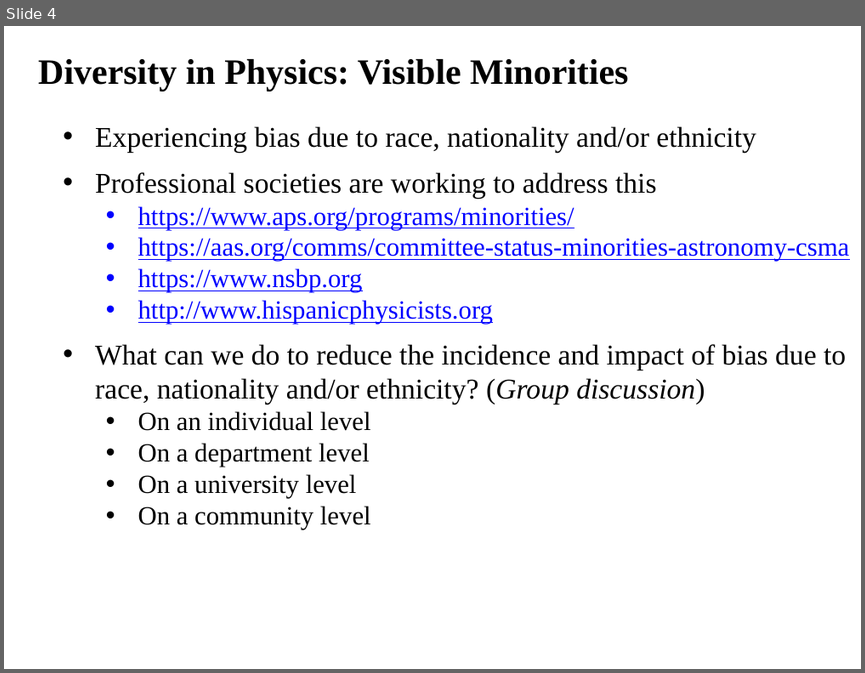
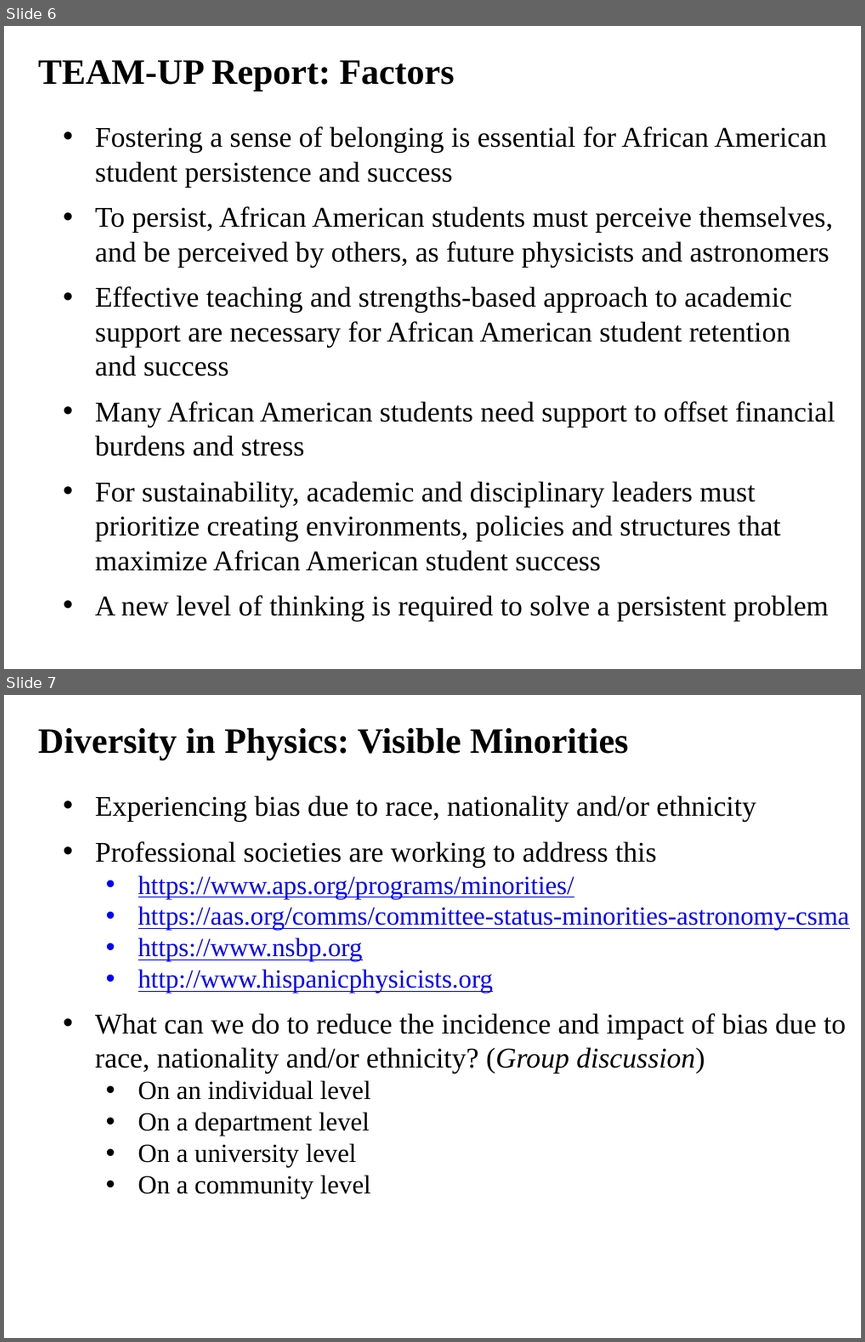
Before and after one commit to ajvanderhorst/PhysicsCapstoneGW, a slide deck: Topics/Slides/ClassCommunity2DiversityInclusion.pptx. Shown one above the other, each under a label of ours: slide 4 before the commit, slides 6 and 7 after it. The pictures are 865x673 and 865x1342 pixels, drawn with LibreOffice and Linux fonts; fonts in the diff are those of the drawing. Boxes give left, top, right and bottom in pixels: in the first picture for what was removed or moved away, otherwise in the second. Text is boxed around its words. In the diff, an @@ line names an element or a change of style, - is before the commit and + after.

```diff
--- a/Topics/Slides/ClassCommunity2DiversityInclusion.pptx
+++ b/Topics/Slides/ClassCommunity2DiversityInclusion.pptx
@@ slide 6 added at [4, 26, 861, 669], background #FFFFFF @@
@@ text added at [38, 60, 454, 91], 30 pt, text #000000, bold @@
+TEAM-UP Report: Factors
@@ text added at [95, 126, 834, 621], 24 pt, text #000000 @@
+• Fostering a sense of belonging is essential for African American student persistence and success
+• To persist, African American students must perceive themselves, and be perceived by others, as future physicists and astronomers
+• Effective teaching and strengths-based approach to academic support are necessary for African American student retention and success
+• Many African American students need support to offset financial burdens and stress
+• For sustainability, academic and disciplinary leaders must prioritize creating environments, policies and structures that maximize African American student success
+• A new level of thinking is required to solve a persistent problem
@@ what was slide 4 is now slide 7 @@
```
Also in this commit, not shown: 2 slides changed, 4 other slides added, 2 other files.
